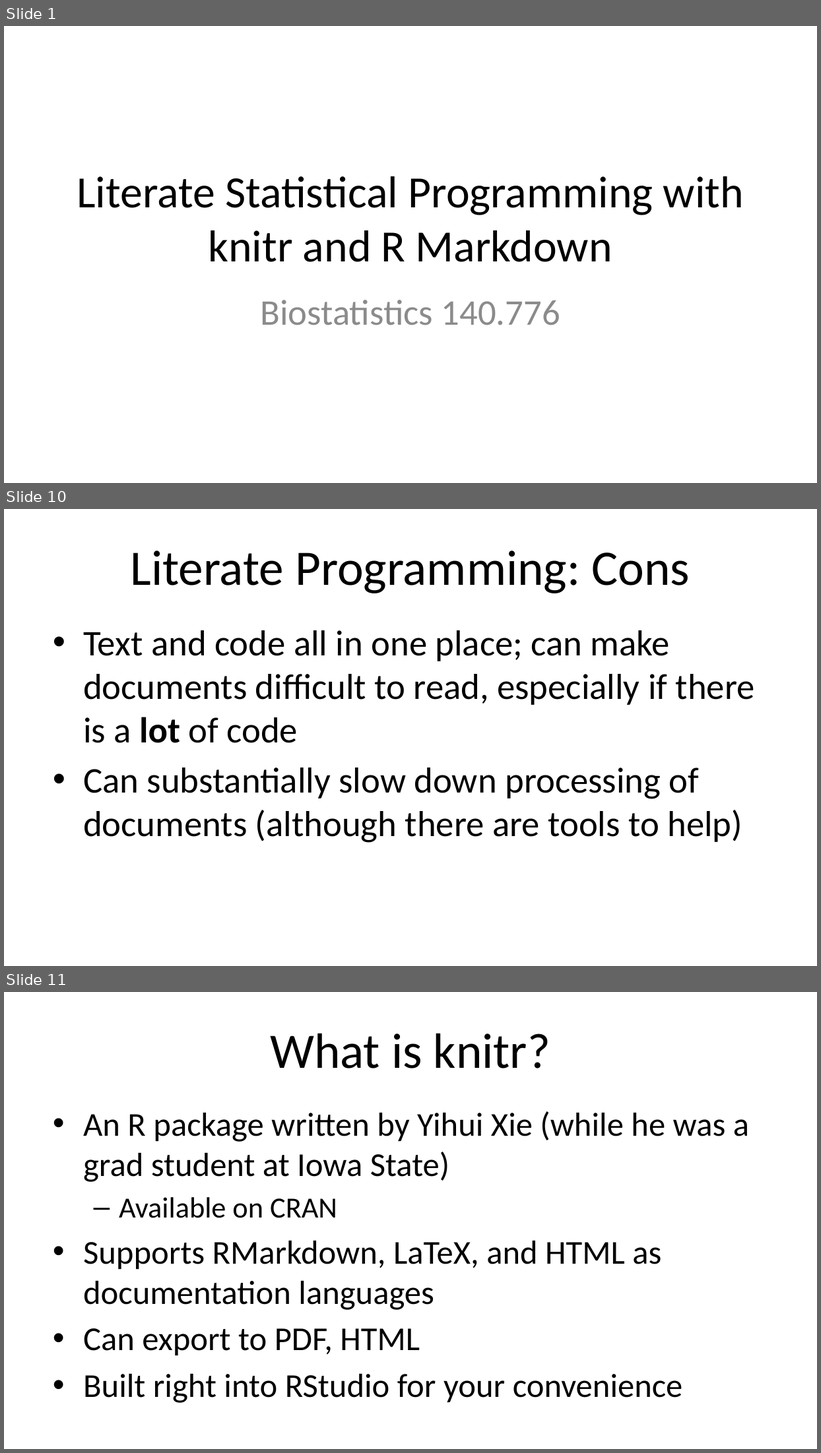
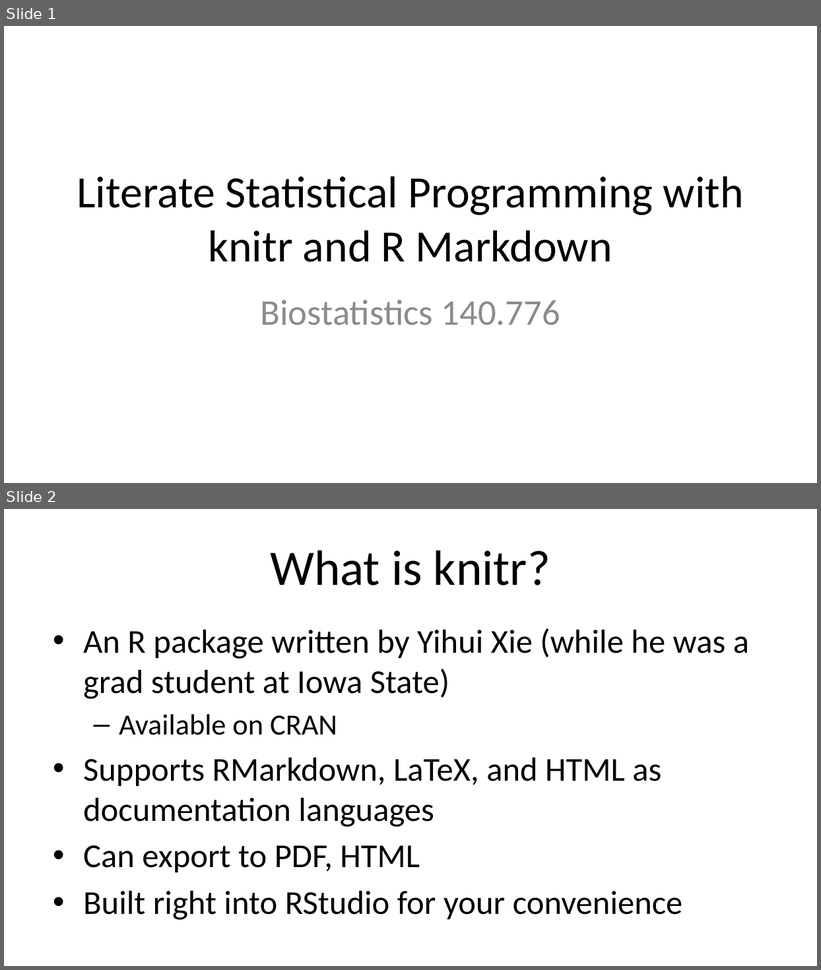
Before and after one commit to Max201510/Biostat776, a slide deck: notes/knitr.pptx. Shown one above the other, each under a label of ours: slides 1, 10 and 11 before the commit, slides 1 and 2 after it; the slides between them are not shown. The pictures are 821x1453 and 821x970 pixels, drawn with LibreOffice and Linux fonts; fonts in the diff are those of the drawing. Boxes give left, top, right and bottom in pixels: in the first picture for what was removed or moved away, otherwise in the second. Text is boxed around its words. In the diff, an @@ line names an element or a change of style, - is before the commit and + after.

```diff
--- a/notes/knitr.pptx
+++ b/notes/knitr.pptx
@@ slide 10 removed at <box>4,509,817,966</box>, background #FFFFFF @@
@@ title removed at <box>130,551,690,593</box> @@
-Literate Programming: Cons
@@ text removed at <box>83,630,755,843</box> @@
-• Text and code all in one place; can make documents difficult to read, especially if there is a lot of code
-• Can substantially slow down processing of documents (although there are tools to help)
@@ what was slide 11 is now slide 2 @@
```
Also in this commit, not shown: 10 other slides removed, 1 other file.
